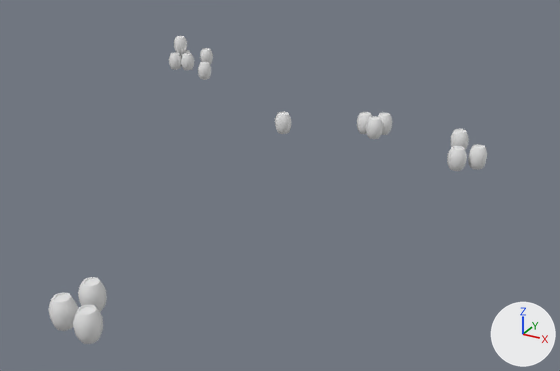
One commit to the OBJ model final/GEFS/models/Socuwan/Barrels/model.obj: the scene before it, then after it.
Both versions are drawn from a 50 mm camera at (11.51, -23.9, 7.23) aimed at (2.96, -8.35, -0.55). Arrows for +X, +Y and +Z are at lower right; the lights stay in place. Where no turn or scale is listed for an object, it has been applied to the vertices.

In view in the first picture: 'Circle.031_Circle.032'.
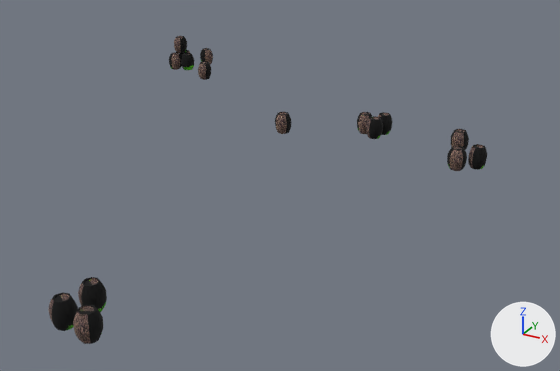
The edits, one by one:
Picture 'diffuse.png' (img_diffuse_png) is new.
Material 'materialBer' (mat_materialber) is new.
Its texture is img_diffuse_png.
Its roughness is 0.968.
me_circle_031_circle_032 has 1040 vertices, 1920 faces and spans x -4.8..7.5, y -16.5..-0.9, z 0.0..1.1.
me_circle_031_circle_032 now uses material mat_materialber (picture img_diffuse_png).

Location of each change, (x1, y1, x2, y2) in pixels of the pictures (560 x 371 px):
'Circle.031_Circle.032', recoloured: (48, 36, 487, 344) in both
